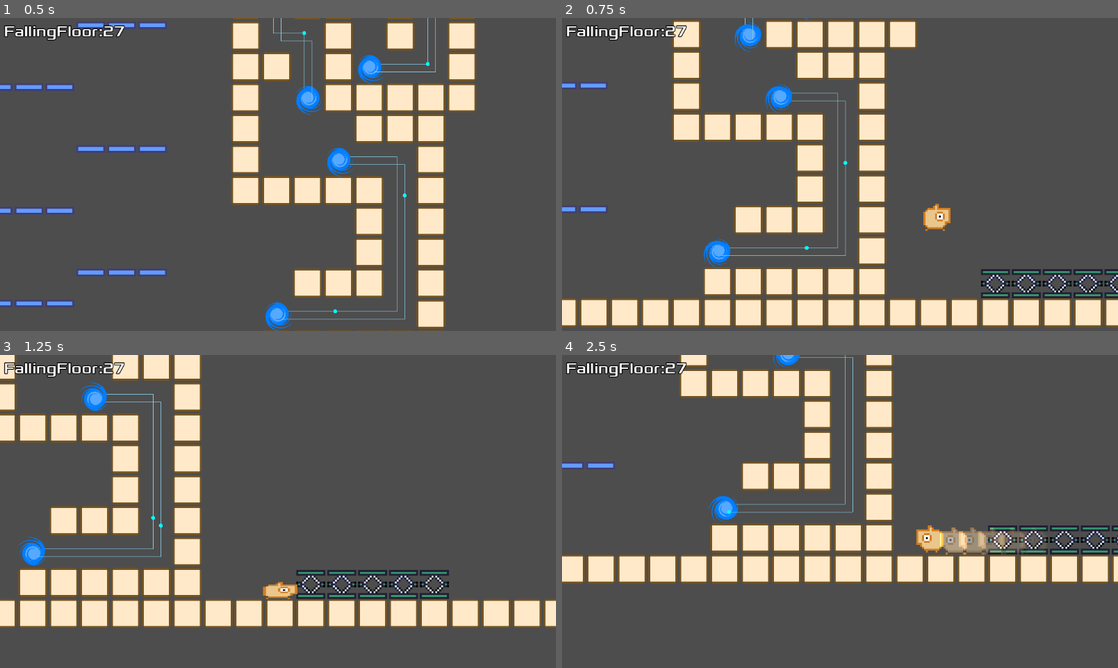
Above: before the commit, frames 1-4 (two rows, left to right).
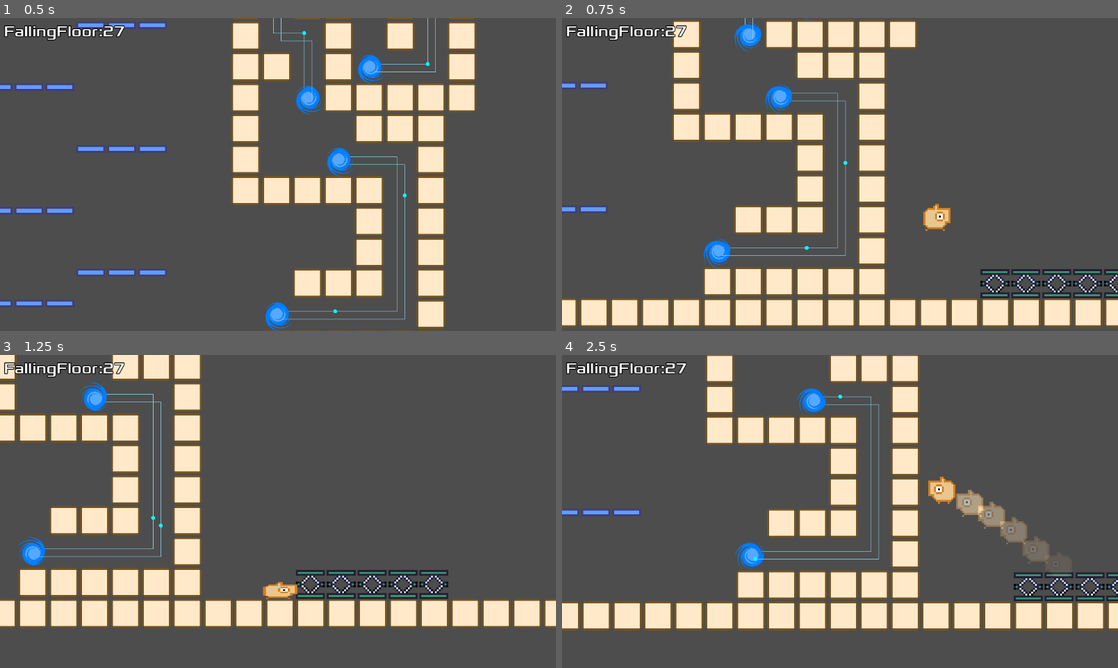
Above: after the commit, the same moments.

Repository: syun77/gd_inovania2
Game: Godot game, scene res://Main.tscn
Two runs of this game, one before a commit and one after it. Both use one fixed random seed, a clock stepped at 60 frames per second and the inputs below.
Inputs (mouse positions are in pixels of both pictures, inside the frame that each line leads up to):
- Up to frame 1 (0.5 s): no input
- Up to frame 2 (0.75 s): move the mouse to (962, 158) at 0.52 s; hold Right (ui_right) from 0.53 s (still down); hold Space (action) from 0.53 s (still down)
- Up to frame 3 (1.25 s): keep holding Right (ui_right); keep holding Space (action); tap Up (ui_up) at 0.77 s
- Up to frame 4 (2.5 s): move the mouse to (728, 527) at 1.27 s; release Space (action) at 1.28 s; tap Space (action) at 1.35 s; tap Up (ui_up) at 1.52 s; move the mouse to (895, 442) at 2.02 s; release Right (ui_right) at 2.03 s; hold Left (ui_left) from 2.03 s (still down); hold Space (action) from 2.03 s (still down); tap Shift (special) at 2.1 s

Frame 1 is identical in both runs. In frame 2, 0.3% of the frame differs, in the area x 75-100%, y 80-90%; in frame 3, 0.3%; in frame 4, 40%, in the area x 0-100%, y 0-88%.

Commit message:
バネ床実装中

Diff:
--- a/gd_inovania2/Main.gd
+++ b/gd_inovania2/Main.gd
@@ -17,6 +17,7 @@
 const EXCLAMATION_BLOCK_OBJ = preload("res://src/gimmic/ExclamationBlock.tscn")
 const FALLING_FLOOR_OBJ = preload("res://src/gimmic/FallingFloor.tscn")
 const VORTEX_OBJ = preload("res://src/gimmic/Vortex.tscn")
+const SPRING_FLOOR_OBJ = preload("res://src/gimmic/SpringFloor.tscn")
 
 # -------------------------------------------
 # onready.
@@ -148,6 +149,13 @@
 					# 終端判定があるので先に消しておく.
 					Map.erase_cell_from_world(pos)
 					_create_vortex_warp(i, j)
+
+				Map.eType.SPRING_FLOOR:
+					# バネ床.
+					var obj = SPRING_FLOOR_OBJ.instantiate()
+					obj.position = pos
+					_bg_layer.add_child(obj)
+					Map.erase_cell_from_world(pos)
 
 ## 上を調べてコリジョンがなければ一方通行床を置く.
 ## @note ハシゴの後ろに隠れている一方通行床がチラチラ見える不具合がある.
@@ -242,7 +250,7 @@
 	# 座標リスト.
 	var pos_list = _create_passage_list(p, search_type, end_type)
 	pos_list.push_front(Vector2i.ZERO) # 開始地点を入れておく.
-	print(pos_list)
+	#print(pos_list)
 	_bg_layer.add_child(vortex1)
 	vortex1.setup(p, pos_list, -8)
 
@@ -256,8 +264,7 @@
 	# 逆順にする.
 	pos_list2.reverse()
 	pos_list2 = pos_list2.map(func(a): return a-end_pos) # end_pos基準に変換.
-	#pos_list2.append(-end_pos) # 終端はこれで良い.
-	print(pos_list2)
+	#print(pos_list2)
 	_bg_layer.add_child(vortex2)
 	vortex2.setup(p2, pos_list2, 8)
 
--- a/gd_inovania2/src/common/Map.gd
+++ b/gd_inovania2/src/common/Map.gd
@@ -38,6 +38,7 @@
 	FALLING_FLOOR = 13, # 落下床.
 	VORTEX_WARP = 14, # ワープ渦巻き.
 	VORTEX_PASSAGE = 15, # ワープ移動経路.
+	SPRING_FLOOR = 16, # バネ床.
 }
 
 # --------------------------------------------------
--- /dev/null
+++ b/gd_inovania2/src/gimmic/SpringFloor.gd
@@ -0,0 +1,46 @@
+extends Area2D
+# =============================================
+# バネ床.
+# =============================================
+
+# ---------------------------------------------
+# const.
+# ---------------------------------------------
+const POWER = 50.0 # バネが押し返す力.
+
+# ---------------------------------------------
+# var.
+# ---------------------------------------------
+var _player:Player = null
+
+# ---------------------------------------------
+# private functions.
+# ---------------------------------------------
+func _physics_process(delta: float) -> void:
+	if is_instance_valid(_player) == false:
+		return # プレイヤー領域内にいないので何もしない.
+
+	# バネで押し返す.
+	var d = position.y - _player.position.y
+	var size = Map.get_tile_size()
+	d -= size / 2
+	if d <= 0:
+		d = 0 # 最大の力.
+	var damp_rate = 1 + 1.0 * (size - d) / size
+	_player.velocity.y -= POWER * damp_rate
+
+## プレイヤーが領域内に入った.
+func _on_body_entered(body: Node2D) -> void:
+	if not body is Player:
+		return # プレイヤー以外は何もしない.
+
+	_player = body as Player
+	print("into Player", _player)
+
+## プレイヤーが猟奇外に出た.
+func _on_body_exited(body: Node2D) -> void:
+	if not body is Player:
+		return # プレイヤー以外は何もしない.
+
+	# 参照を消しておく.
+	_player = null
--- /dev/null
+++ b/gd_inovania2/src/gimmic/SpringFloor.tscn
@@ -0,0 +1,25 @@
+[gd_scene load_steps=4 format=3 uid="uid://diijbqk7leofo"]
+
+[ext_resource type="Script" path="res://src/gimmic/SpringFloor.gd" id="1_ng8el"]
+[ext_resource type="Texture2D" uid="uid://136kda0wd04e" path="res://assets/images/gimmick/spring_floor.png" id="2_qex1m"]
+
+[sub_resource type="RectangleShape2D" id="RectangleShape2D_e8ee5"]
+size = Vector2(64, 64)
+
+[node name="SpringFloor" type="Area2D"]
+collision_layer = 512
+gravity_point_center = Vector2(0, -1)
+gravity_direction = Vector2(0, -1)
+linear_damp = 100.0
+script = ExtResource("1_ng8el")
+metadata/_edit_lock_ = true
+
+[node name="Sprite2D" type="Sprite2D" parent="."]
+texture = ExtResource("2_qex1m")
+metadata/_edit_lock_ = true
+
+[node name="CollisionShape2D" type="CollisionShape2D" parent="."]
+shape = SubResource("RectangleShape2D_e8ee5")
+
+[connection signal="body_entered" from="." to="." method="_on_body_entered"]
+[connection signal="body_exited" from="." to="." method="_on_body_exited"]
Binary file added: gd_inovania2/assets/images/gimmick/spring_floor.png
